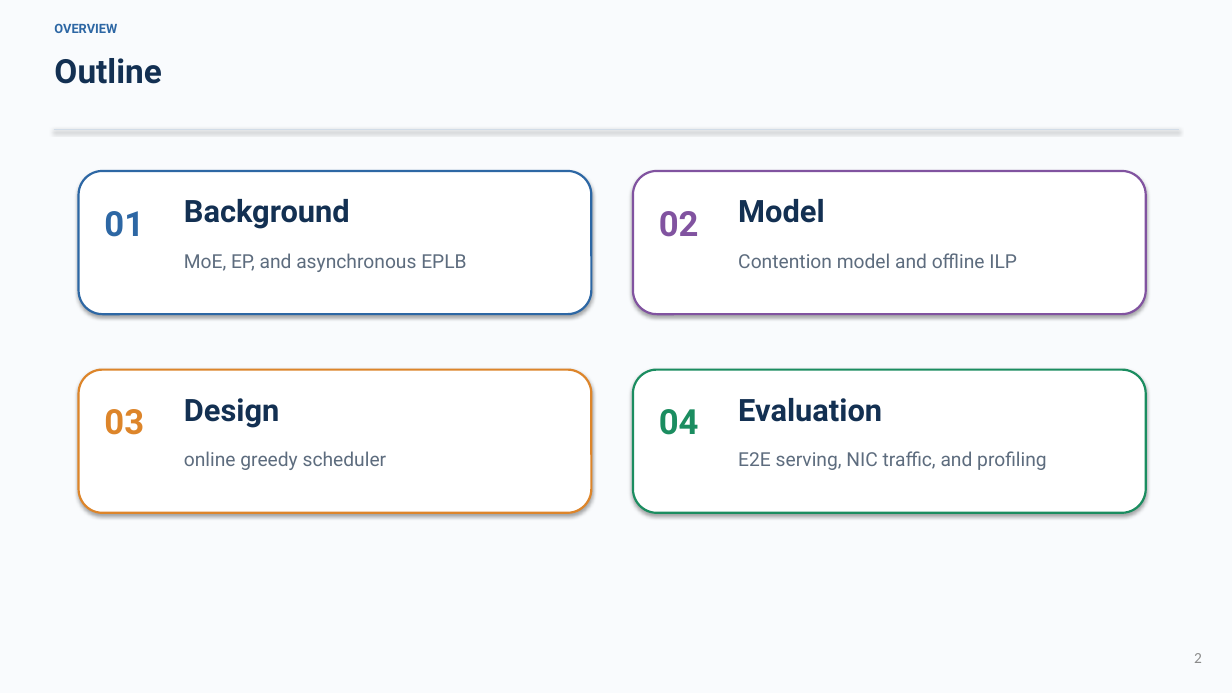
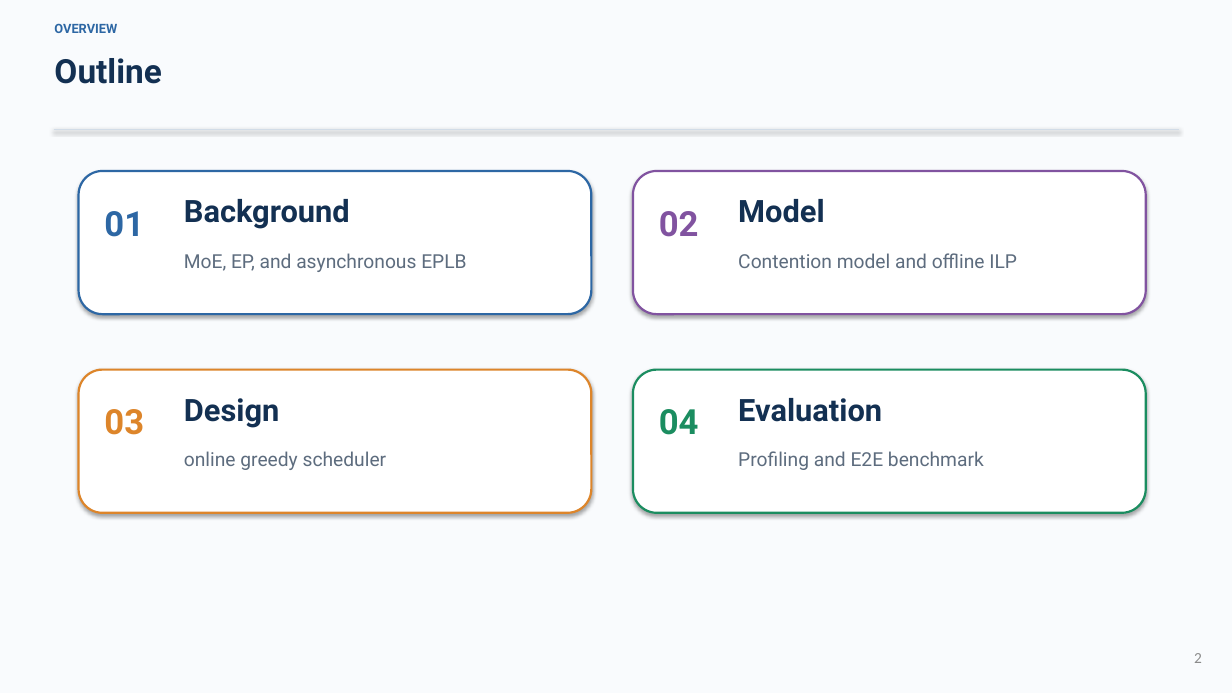
Before and after one commit to DOCCA0/vllm, a slide deck: slide 2 of benchmarks/eplb_rebalance/presentation/wucao_eplb.pptx. Drawn at 1232x693 pixels with LibreOffice and Linux fonts; fonts in the diff are those of the drawing. Boxes give left, top, right and bottom in pixels: in the first picture for what was removed or moved away, otherwise in the second. Text is boxed around its words. In the diff, an @@ line names an element or a change of style, - is before the commit and + after.

```diff
--- a/benchmarks/eplb_rebalance/presentation/wucao_eplb.pptx
+++ b/benchmarks/eplb_rebalance/presentation/wucao_eplb.pptx
@@ text at [738,451,984,470]: text changed @@
-E2E serving, NIC traffic, and profiling
+Profiling and E2E benchmark
```
Also in this commit, not shown: 9 other slides changed, 1 slide removed.
